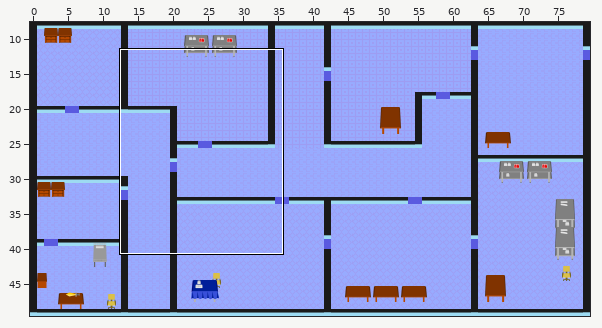
Two versions of a level (Tiled map, assets/tilemaps/level1.tmx). Above: a wide view before the commit, with the close-up outlined.
Close-up. The starting point:
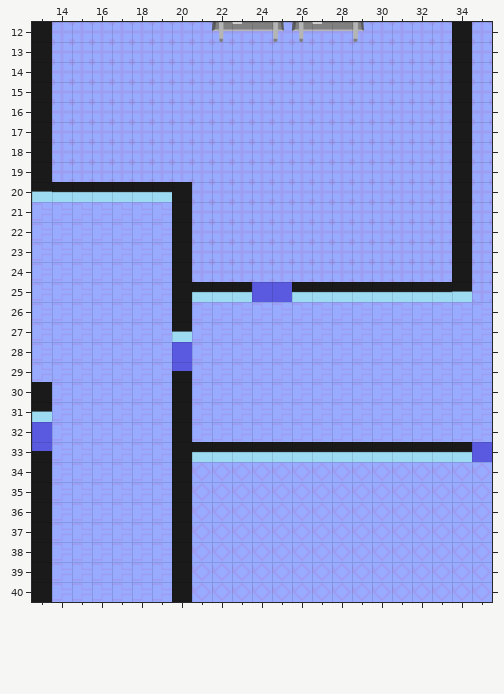
Cells are 32x32 px. Shown: x 13..35, y 12..40. The commit also changed other parts of the map, which this record leaves out.
After:
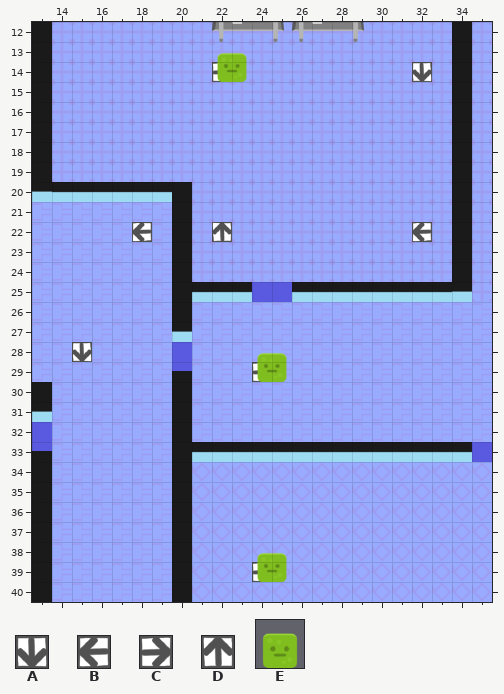
Key: from "sprites": A 3 "arrow-down", B 4 "arrow-left", C 5 "arrow-right", D 6 "arrow-up", E 11 "enemy".
_ is an empty cell.
Tiles of an added or newly shown layer are drawn over the layers below it.
Log entry: Fixed stuck enemies
The edit:
Layer "arrow_up" (added):
Tile D now appears in row 22 at x 22.
Layer "arrow_down" (added):
Tile A now appears in row 14 at x 32; in row 28 at x 15.
Layer "arrow_right" (added):
Tile C now appears in row 14 at x 22; in row 29 at x 24; in row 39 at x 24.
Layer "arrow_left" (added):
Tile B now appears in row 22 at x 18 and 32.
Layer "enemies" (added):
Tile E now appears in row 14 at x 22; in row 29 at x 24; in row 39 at x 24.
Where, in picture pixels (left, top, right, bottom), the same in both close-ups:
added: (212, 53, 247, 82)
added: (412, 62, 432, 82)
added: (132, 222, 152, 242)
added: (212, 222, 232, 242)
added: (412, 222, 432, 242)
added: (72, 342, 92, 362)
added: (252, 353, 287, 382)
added: (252, 553, 287, 582)
